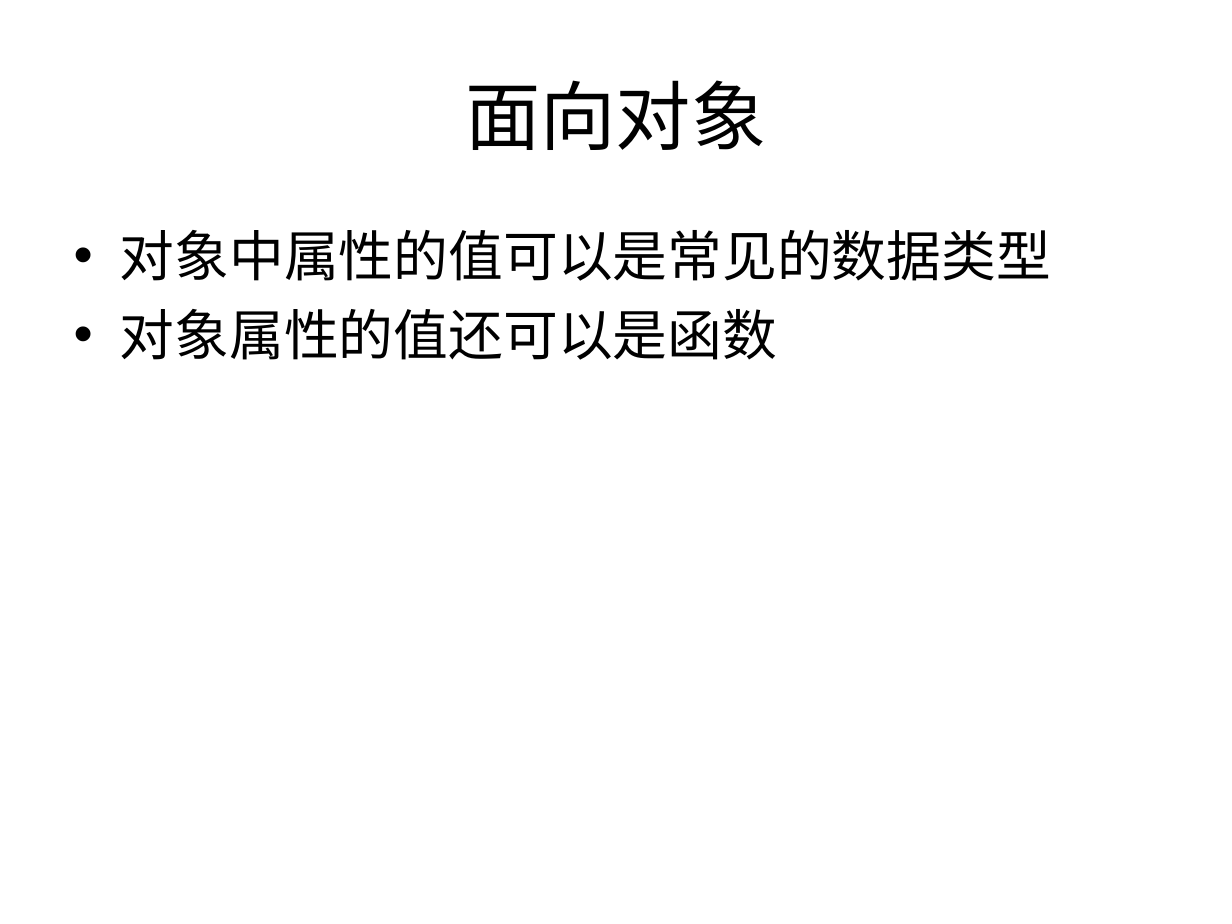
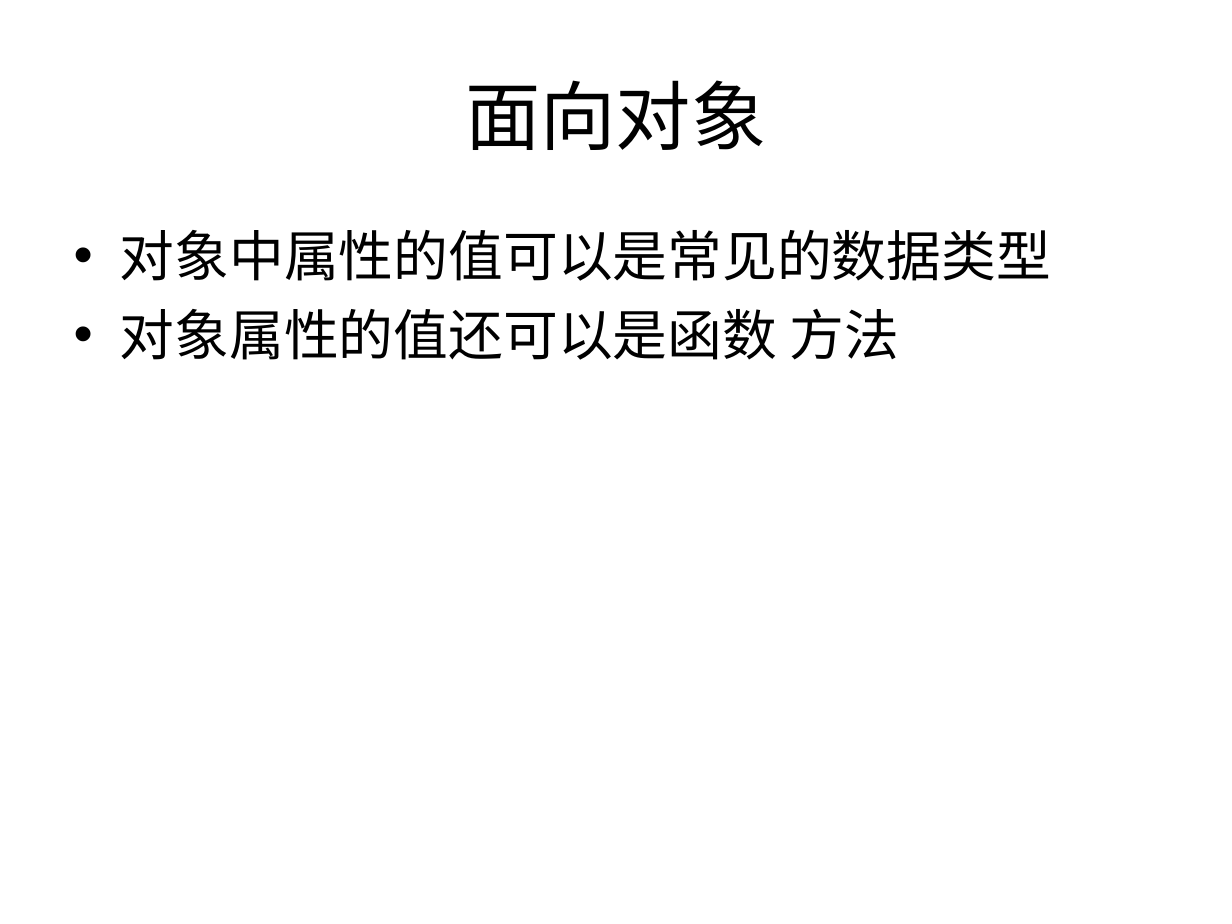
Before and after one commit to cd-vr1class/homework, a slide deck: slide 7 of ppt/7-26构造函数.ppt. Drawn at 1232x924 pixels with LibreOffice and Linux fonts; fonts in the diff are those of the drawing. Boxes give left, top, right and bottom in pixels: in the first picture for what was removed or moved away, otherwise in the second. Text is boxed around its words. In the diff, an @@ line names an element or a change of style, - is before the commit and + after.

```diff
--- a/ppt/7-26构造函数.ppt
+++ b/ppt/7-26构造函数.ppt
@@ text at (120, 309, 899, 360): text changed @@
-• 对象属性的值还可以是函数
+• 对象属性的值还可以是函数 方法
```
Also in this commit, not shown: 11 other files.
